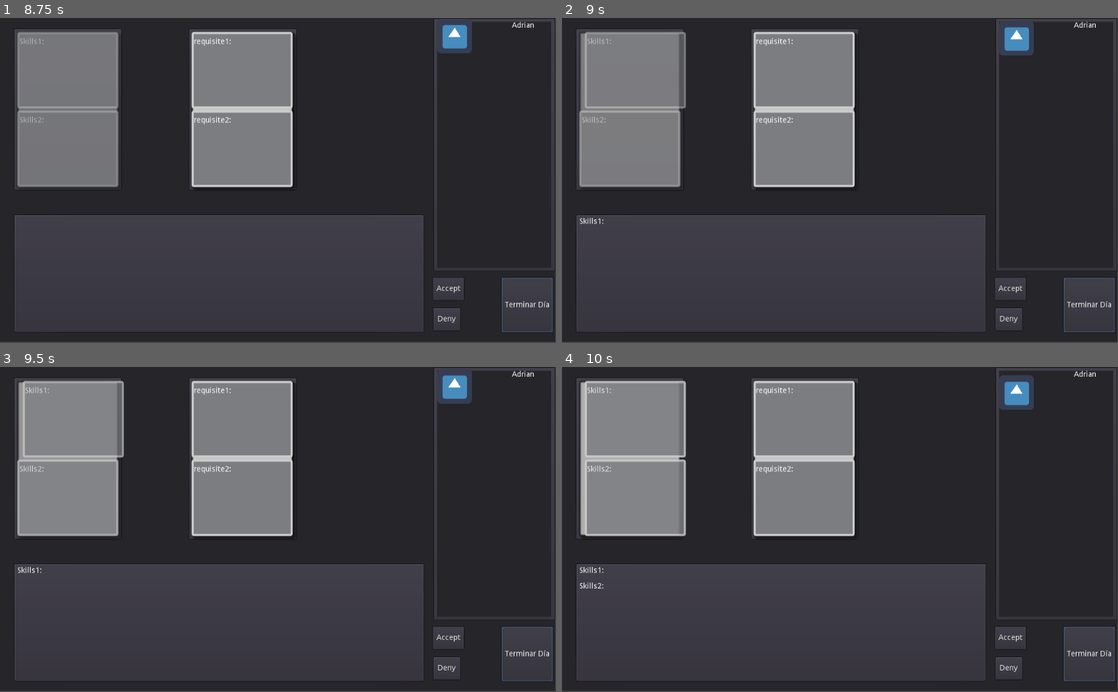
Above: before the commit, frames 1-4 (two rows, left to right).
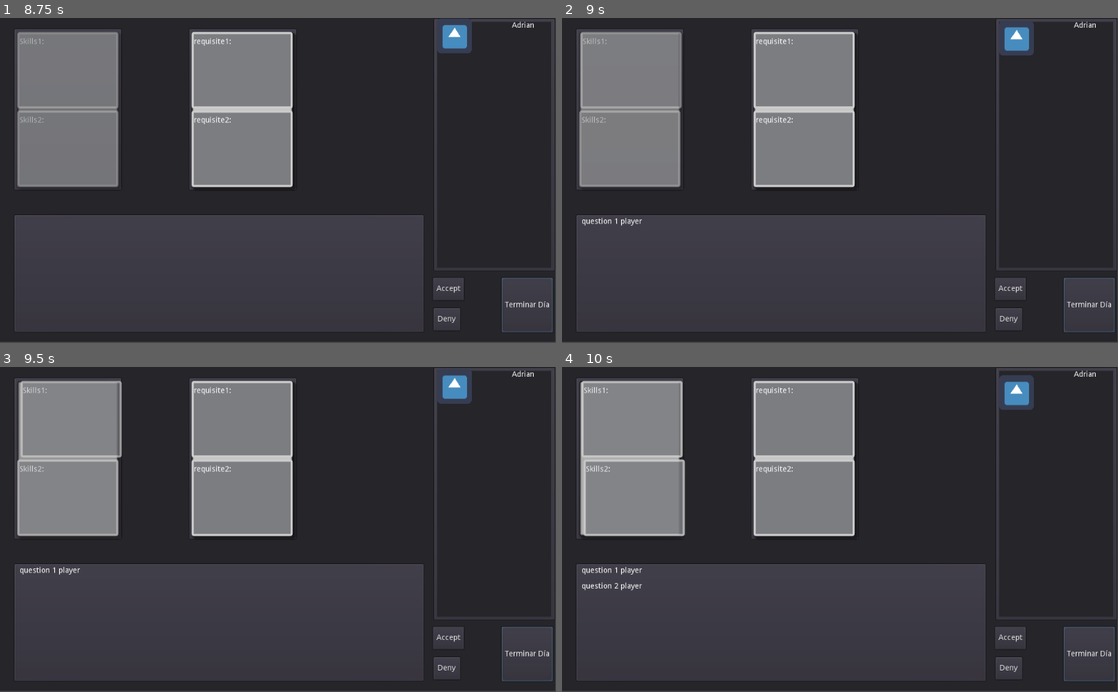
Above: after the commit, the same moments.

Repository: Clovisindo/CV-Please
Game: Godot game, scene res://scenes/main/main.tscn
Two runs of this game, one before a commit and one after it. Both use one fixed random seed, a clock stepped at 60 frames per second and the inputs below. The engine's default icon, where the game draws it, is replaced by a stand-in: a white triangle on a blue panel in a dark square.
Inputs (mouse positions are in pixels of both pictures, inside the frame that each line leads up to):
- Up to frame 1 (8.75 s): click "Terminar Día" at 0.5 s; click "Accept" at 1.25 s; click "Accept" at 2 s; click "Deny" at 2.75 s; click "Deny" at 3.5 s; click "Terminar Día" at 4.25 s; click "Accept" at 5 s; click "Deny" at 5.75 s; click "Terminar Día" at 6.5 s; tap Enter at 7.25 s; move the mouse to (494, 144) at 7.27 s; click (494, 144) at 7.42 s; move the mouse to (66, 109) at 8.02 s; click (66, 109) at 8.17 s
- Up to frame 2 (9 s): move the mouse to (628, 70) at 8.77 s; click (628, 70) at 8.92 s
- Up to frame 3 (9.5 s): no input
- Up to frame 4 (10 s): move the mouse to (628, 497) at 9.52 s; click (628, 497) at 9.67 s

Frame 1 is identical in both runs. In frame 2, 0.6% of the frame differs, in the area x 3-23%, y 4-64%; in frame 3, 0.5%; in frame 4, 0.9%, in the area x 3-23%, y 4-69%.

Commit message:
feat: añade carga de objeto QuestionAnswer al cuadro de diálogo

Diff:
--- a/project.godot
+++ b/project.godot
@@ -63,6 +63,11 @@
 "class": "Puzzle",
 "language": "GDScript",
 "path": "res://src/levels/puzzle.gd"
+}, {
+"base": "Object",
+"class": "QuestionAnswer",
+"language": "GDScript",
+"path": "res://src/domain/question_answer.gd"
 }, {
 "base": "Panel",
 "class": "SkillPanel",
@@ -166,6 +171,7 @@
 "JobOffer": "",
 "JobRequisite": "",
 "Puzzle": "",
+"QuestionAnswer": "",
 "SkillPanel": "",
 "State": "",
 "StateApplicant": "",
--- a/scenes/game/characters/applicant/applicant.gd
+++ b/scenes/game/characters/applicant/applicant.gd
@@ -10,6 +10,7 @@
 var job_offer: JobOffer
 var evaluation: ApplicantResult
 var applicant_name = "Default name"
+var is_valid_applicant = false
 
 signal interaction_started()
 signal interaction_ended()
@@ -21,7 +22,7 @@
 	$Container/Name.bbcode_text = "[center]%s[/center]" % applicant_name
 
 
-func add_data(name: String, skills: Dictionary, requisites: Dictionary):
+func add_data(name: String, skills: Dictionary, requisites: Dictionary, valid: bool):
 	if name:
 		applicant_name = name
 		$Container/Name.bbcode_text = "[center]%s[/center]" % name
@@ -31,6 +32,8 @@
 	if requisites:
 		job_offer = job_offer_scene.instance()
 		job_offer.add_requisites(requisites)
+	if valid:
+		is_valid_applicant = valid
 
 
 func get_cv():
--- a/scenes/game/items/curriculum/curriculum.gd
+++ b/scenes/game/items/curriculum/curriculum.gd
@@ -12,7 +12,8 @@
 		for skill in skills:
 			var skill_panel = skill_panel_scene.instance()
 			skill_panel.cv = self
-			skill_panel.add_data(skill, "Answer")
+			var value = skills[skill].split('|')
+			skill_panel.add_data(skill, value[0], value[1])
 			$CVPanel/VBoxContainer.add_child(skill_panel)
 
 
--- a/scenes/game/items/curriculum/skill_panel.gd
+++ b/scenes/game/items/curriculum/skill_panel.gd
@@ -3,6 +3,7 @@
 class_name SkillPanel
 
 var skill_answer: String
+var skill_question: String
 var skill_name: String
 var cv: Curriculum
 
@@ -14,9 +15,13 @@
 
 export(SkillStatus) var current_status
 
+var velocity = 25
+var x_limit = 10
 
-func add_data(text: String, answer: String):
+
+func add_data(text: String, question:String, answer: String):
 	skill_answer = answer
+	skill_question = question
 	skill_name = text
 	$SkillText.text = text
 
@@ -33,9 +38,9 @@
 func _process_as_idle(event):
 	if event is InputEventMouseButton && Input.is_mouse_button_pressed(BUTTON_LEFT):
 		current_status = SkillStatus.SELECTED
-		rect_position.x += 10
 		if cv:
 			cv._skill_checked(self)
+
 
 
 func _process_as_selected(event):
@@ -47,3 +52,10 @@
 func _process_as_matched(event):
 	if event is InputEventMouseButton && Input.is_mouse_button_pressed(BUTTON_LEFT):
 		pass
+
+
+func _process(delta):
+	if current_status == SkillStatus.SELECTED:
+		if rect_position.x >= x_limit || rect_position.x <= -1:
+			velocity *= -1
+		rect_position.x += velocity * delta
--- a/scenes/game/items/job_offer/job_offer.gd
+++ b/scenes/game/items/job_offer/job_offer.gd
@@ -11,7 +11,8 @@
 		for requisite in requisites:
 			var requisite_panel = requisite_scene.instance()
 			requisite_panel.job_offer = self
-			requisite_panel.add_data(requisite, "Answer")
+			var value = requisites[requisite].split('|')
+			requisite_panel.add_data(requisite, value[0], value[1])
 			$JobOfferPanel/VBoxContainer.add_child(requisite_panel)
 
 
--- a/scenes/game/items/job_offer/job_requisite.gd
+++ b/scenes/game/items/job_offer/job_requisite.gd
@@ -3,6 +3,7 @@
 class_name JobRequisite
 
 var requisite_answer: String
+var requisite_question: String
 var requisite_name: String
 var job_offer: JobOffer
 
@@ -15,8 +16,9 @@
 export(JobOfferStatus) var current_status
 
 
-func add_data(text: String, answer: String):
+func add_data(text: String, question: String, answer: String):
 	requisite_answer = answer
+	requisite_question = question
 	requisite_name = text
 	$RequisiteText.text = text
 
--- a/scenes/game/ui/interaction_dialog/interaction_dialog.gd
+++ b/scenes/game/ui/interaction_dialog/interaction_dialog.gd
@@ -5,7 +5,7 @@
 export(PackedScene) onready var interaction_line_scene
 
 
-func add_interaction_line(text: String):
+func add_interaction_line(qa: QuestionAnswer):
 	var new_line = interaction_line_scene.instance()
-	new_line.add_text(text)
+	new_line.set_data(qa)
 	$VScrollBar/VBoxContainer.add_child(new_line)
--- a/scenes/game/ui/interaction_dialog/interaction_line.gd
+++ b/scenes/game/ui/interaction_dialog/interaction_line.gd
@@ -2,5 +2,8 @@
 
 class_name InteractionLine
 
-func add_text(text: String):
-	$RichTextLabel.text = text
+var answer_question: QuestionAnswer
+
+func set_data(qa: QuestionAnswer):
+	answer_question = qa
+	$RichTextLabel.text = qa.question
--- a/scenes/main/game_manager.gd
+++ b/scenes/main/game_manager.gd
@@ -40,11 +40,13 @@
 
 
 func _on_skill_selected(skill: SkillPanel):
-	current_interaction_dialog.add_interaction_line(skill.skill_name)
+	current_interaction_dialog.add_interaction_line(
+		QuestionAnswer.new(skill.skill_question, skill.skill_answer))
 
 
 func _on_job_requisite_selected(job_requisite: JobRequisite):
-	current_interaction_dialog.add_interaction_line(job_requisite.requisite_name)
+	current_interaction_dialog.add_interaction_line(
+		QuestionAnswer.new(job_requisite.requisite_question, job_requisite.requisite_answer))
 
 
 func _apply_applicant_decision(evaluation: ApplicantResult):
@@ -67,7 +69,7 @@
 	for puzzle in PuzzleManager.get_all_puzzle():
 		var new_applicant = applicant_scene.instance()
 		new_applicant.add_data(puzzle.applicant_name, puzzle.skills_answers,
-			puzzle.requisites_answers)
+			puzzle.requisites_answers, puzzle.validate_solution)
 		applicant_list.append(new_applicant)
 		new_applicant.connect("interaction_started", self, "_on_interaction_started")
 		new_applicant.connect("interaction_ended", self, "_on_interaction_ended")
@@ -77,9 +79,11 @@
 	for applicant in applicant_list:
 		if applicant.get_status() is StateApplicantEvaluated:
 			if applicant.get_cv().get_status() is StateCVApproved:
-				print("Applicant %s is accepted" % applicant.applicant_name)
+				print("Applicant %s is accepted, it was valid?: %s"
+					% [applicant.applicant_name, applicant.is_valid_applicant])
 			elif applicant.get_cv().get_status() is StateCVRejected:
-				print("Applicant %s is rejected" % applicant.applicant_name)
+				print("Applicant %s is rejected, it was valid?: %s"
+					%  [applicant.applicant_name, applicant.is_valid_applicant])
 
 
 func _process_applicant(applicant: Applicant, evaluation: ApplicantResult):
--- /dev/null
+++ b/src/domain/question_answer.gd
@@ -0,0 +1,10 @@
+extends Object
+
+class_name QuestionAnswer
+
+var question: String
+var answer: String
+
+func _init(q: String, a: String):
+	self.question = q
+	self.answer = a
